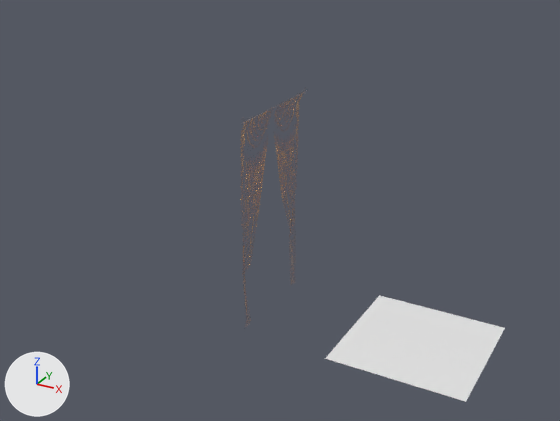
Two versions of the FBX model Unity/Candle_Light/Assets/Models/AssetsMiscelaneos.fbx, one commit apart.
The view is the same before and after, from a 50 mm lens placed at (5.83, -9.27, 6.23), pointed at (0.32, 0.76, 1.22). Arrows for +X, +Y and +Z are at lower left; the lights stay in place. The older version comes first. Where no turn or scale is listed for an object, it has been applied to the vertices.

In view in the first picture: 'ChaoTerra'.
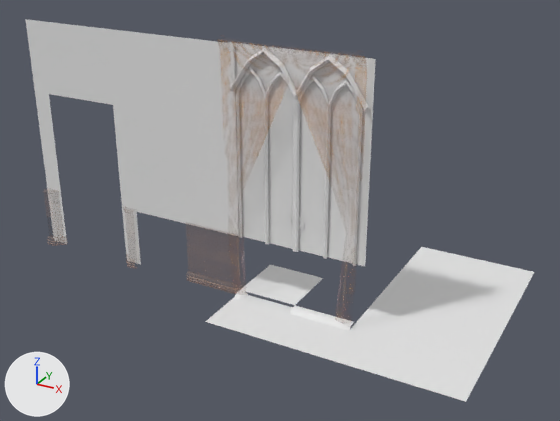
Not visible in the pictures: part 1 of me_cortina.

Edits to the bpy script that builds the scene:
```text
Add mat_atlaschaos:
    mat_atlaschaos = bpy.data.materials.new('AtlasChaos')
    # uses the picture img_atlaschaos_png
Change me_cortina:
    remove me_cortina.from_pydata(...)  # 34 vertices, 17 faces; spans x -0.16..0.01, y -0.95..0.95, z -3.27..0.07
    add me_cortina.from_pydata(...)  # 32 vertices, 18 faces; spans x -1.11..1.11, y -0.27..-0.1, z -4.06..0.07
    me_cortina part 1
    19 vertices are removed from x -0.16..0.01, y -0.95..0.95, z -3.27..0.07
    9 faces are deleted
    27 vertices are added at x -1.11..1.11, y -0.27..-0.1, z -4.06..0.0
    5 new vertices lie (0.0, 0.0, 0.14) away from vertices in x -1.07..1.07, y -0.26..-0.19, z -0.45..-0.07
    18 new faces join them
    other edits to the shape of me_cortina do not show in these pictures
Add me_tetoconcreto:
    me_tetoconcreto.from_pydata([(-1.0, -1.0, 0.0), (1.0, -1.0, 0.0), (-1.0, 1.0, 0.0), (1.0, 1.0, 0.0)], [], [(0, 1, 3, 2)])
    me_tetoconcreto.materials.append(mat_floorsmat)  # white #e7e7e7
Add me_tetoquarto:
    me_tetoquarto.from_pydata([(-1.0, 1.0, 0.05), (0.0, 1.0, 0.05), (-1.0, 0.0, 0.05), (0.0, 0.0, 0.05)], [], [(2, 3, 1, 0)])
    me_tetoquarto.materials.append(mat_floorsmat)  # white #e7e7e7
Add me_paredecorredor:
    me_paredecorredor.from_pydata([(-1.0, 0.0, 1.0), (-1.0, 0.0, -1.0), (1.0, 0.0, 1.0), (1.0, 0.0, -1.0)], [], [(0, 1, 3, 2)])
    me_paredecorredor.materials.append(mat_floorsmat)  # white #e7e7e7
Add me_tetoquartolado:
    me_tetoquartolado.from_pydata([(1.0, -0.185, 0.0), (0.0, -0.185, 0.0), (0.0, 0.0, 0.05), (0.0, -1.0, 0.0), (1.0, -1.0, 0.0), (1.0, 0.0, 0.05), (0.0, -0.093, 0.05), (1.0, -0.093, 0.05)], [], [(6, 1, 0, 7), (1, 3, 4, 0), (2, 6, 7, 5)])
    me_tetoquartolado.materials.append(mat_floorsmat)  # white #e7e7e7
Add me_paredecorredormetade:
    me_paredecorredormetade.from_pydata([(-1.0, 0.0, -1.0), (1.0, 0.0, -1.0), (-1.0, 0.0, 0.0), (1.0, 0.0, 0.0)], [], [(2, 0, 1, 3)])
    me_paredecorredormetade.materials.append(mat_floorsmat)  # white #e7e7e7
Add me_janelaquartovidro:
    me_janelaquartovidro.from_pydata([(-1.12, 0.03, 1.0), (1.12, 0.03, 1.0), (-1.12, 0.03, 4.01), (1.12, 0.03, 4.01), (0.0, 0.03, 1.0), (0.0, 0.03, 4.01)], [], [(4, 1, 3, 5), (0, 4, 5, 2)])
    me_janelaquartovidro.materials.append(mat_transparente)  # white #e7e7e7
Change ob_cortina:
    ob_cortina.location: (0.67, -0.02, 3.2) -> (1.0, 0.0, 4.1)
Add ob_tetoconcreto:
    ob_tetoconcreto = bpy.data.objects.new('TetoConcreto', me_tetoconcreto)
    ob_tetoconcreto.location = (3.0, 2.0, 0.0)
Add ob_tetoquartocanto:
    ob_tetoquartocanto = bpy.data.objects.new('TetoQuartoCanto', me_tetoquartocanto)  # 16 vertices, 9 faces; spans x -1.0..0.0, y -1.0..0.0, z 0.0..0.05; in mat_floorsmat (white #e7e7e7)
    ob_tetoquartocanto.location = (1.0, 0.0, 0.0)
Add ob_moldurajanelaquarto:
    ob_moldurajanelaquarto = bpy.data.objects.new('MolduraJanelaQuarto', me_moldurajanelaquarto_001)  # 187 vertices, 88 faces; spans x -1.07..1.07, y -0.07..0.07, z 1.0..4.0; in mat_floorsmat (white #e7e7e7)
    ob_moldurajanelaquarto.location = (1.0, 0.0, 0.0)
Add ob_tetoquarto:
    ob_tetoquarto = bpy.data.objects.new('TetoQuarto', me_tetoquarto)
    ob_tetoquarto.location = (1.0, 0.0, 0.0)
Add ob_paredecorredor:
    ob_paredecorredor = bpy.data.objects.new('ParedeCorredor', me_paredecorredor)
    ob_paredecorredor.location = (-1.0, 0.0, 2.0)
Add ob_tetoquartolado:
    ob_tetoquartolado = bpy.data.objects.new('TetoQuartoLado', me_tetoquartolado)
    ob_tetoquartolado.location = (1.0, 0.0, 0.0)
Add ob_corredorrodape:
    ob_corredorrodape = bpy.data.objects.new('CorredorRodape', me_corredorrodape)  # 10 vertices, 4 faces; spans x -1.0..0.0, y -0.07..0.0, z 0.0..0.144
    ob_corredorrodape.location = (0.0, 0.0, 0.0)
Add ob_paredecorredormetade:
    ob_paredecorredormetade = bpy.data.objects.new('ParedeCorredorMetade', me_paredecorredormetade)
    ob_paredecorredormetade.location = (-1.0, 0.0, 4.0)
Add ob_janelaquartovidro:
    ob_janelaquartovidro = bpy.data.objects.new('JanelaQuartoVidro', me_janelaquartovidro)
    ob_janelaquartovidro.location = (1.0, 0.0, 0.0)
Add ob_paredecorredorporta:
    ob_paredecorredorporta = bpy.data.objects.new('ParedeCorredorPorta', me_paredecorredorporta)  # 68 vertices, 39 faces; spans x -1.0..1.01, y -0.17..0.0, z -3.0..1.0; in mat_floorsmat (white #e7e7e7)
    ob_paredecorredorporta.location = (-3.0, 0.0, 3.0)
```

Location of each change, (x1, y1, x2, y2) in pixels of the pictures (560 x 421 px):
'JanelaQuartoVidro', added: after (228, 42, 376, 266)
'ParedeCorredor', added: after (127, 95, 239, 237)
'ParedeCorredorPorta', added: after (25, 19, 141, 266)
'TetoConcreto', added: after (380, 247, 534, 328)
'ParedeCorredorMetade', added: after (122, 31, 236, 112)
'MolduraJanelaQuarto', added: after (230, 48, 368, 266)
'TetoQuartoLado', added: after (263, 305, 354, 358)
'TetoQuartoCanto', added: after (205, 290, 293, 339)
'TetoQuarto', added: after (240, 265, 323, 305)
'CorredorRodape', added: after (187, 276, 237, 290)
